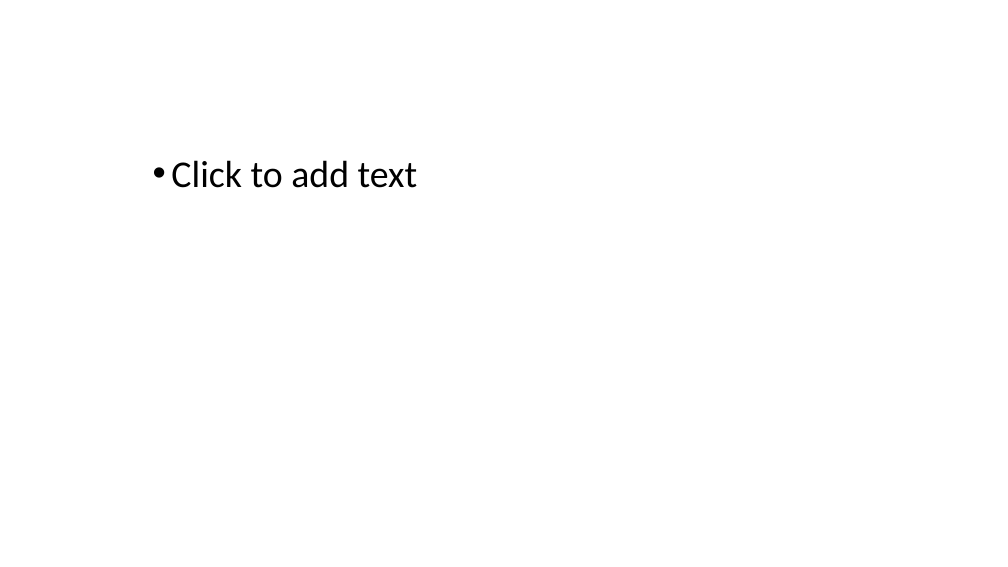
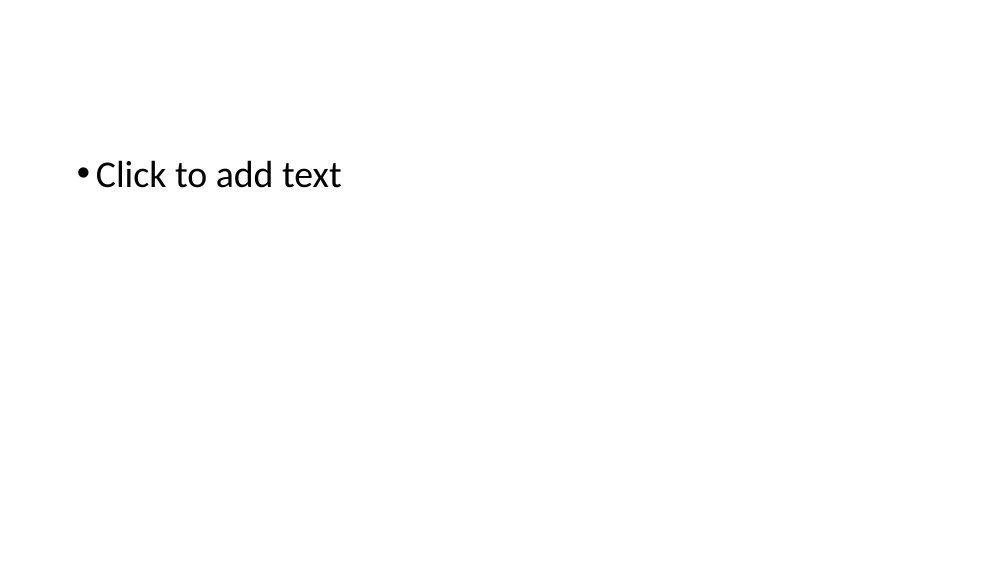
Before and after one commit to ClinicianCoders/ClinicianCoders, a slide deck: slide 2 of Images/template.pptx. Drawn at 1008x567 pixels with LibreOffice and Linux fonts; fonts in the diff are those of the drawing. Boxes give left, top, right and bottom in pixels: in the first picture for what was removed or moved away, otherwise in the second. Text is boxed around its words. In the diff, an @@ line names an element or a change of style, - is before the commit and + after.

Commit message:
fix: indentation and levels in template
First level of list format was smaller and more indented than second. Altered template to fix this.

```diff
--- a/Images/template.pptx
+++ b/Images/template.pptx
@@ text "Click to add text" at (96,160,342,188): indent changed; less space between paragraphs @@
```
